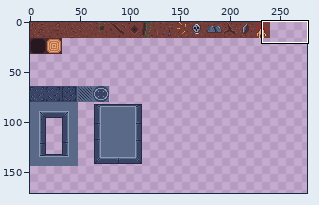
Two states of a sprite sheet, res/chão.png. The picture above shows the old version from afar; the outline marks the close-up.
Close-up. Earlier state:
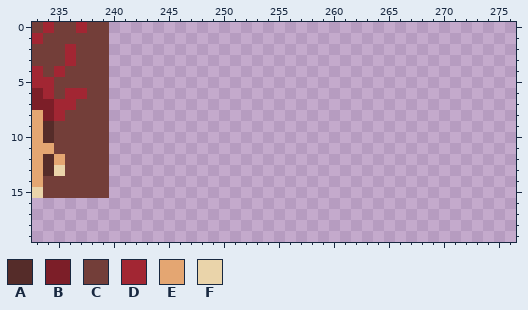
The file is 400x400 pixels. Colours within 5 levels of each other are drawn and written as one. Shown: x 233..276, y 0..19. The wide view leaves out empty margins. The commit also changed other parts of the picture, which this record leaves out.
Palette (. is transparent): A #552c29  B #7c1e28  C #733e39  D #a22633  E #e4a672  F #ead4aa
Pixels before, first column x 233:
 0 CDCCDCC
 1 DCCCCCC
 2 CCCDCCC
 3 CCCDCCC
 4 DCDCCCC
 5 DDCCCCC
 6 BDCDDCC
 7 BBDDCCC
 8 EBDCCCC
 9 EACCCCC
10 EACCCCC
11 EECCCCC
12 EAECCCC
13 EAFCCCC
14 ECCCCCC
15 FCCCCCC
And afterwards:
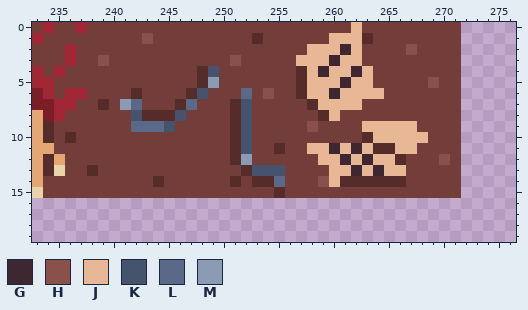
Colours new in this view: G #3e2731  H #8a504b  J #e8b796  K #46536d  L #5a6988  M #8b9bb4
The edit:
Changed rows in their new state; - is an unchanged pixel.
first column x 236:
 0 ----CCCCCCCCCCCCCCCCCCCCCCJCCCCCCCCC
 1 ----CCCHCCCCCCCCCACCCCCCJJJACCCCCCCC
 2 ----CCCCCCCCCCCCCCCCCCJJJGJCCCCHCCCC
 3 ---HCCCCCCCCCCCHCCCCCJJJGJJCCCCCCCCC
 4 ----CCCCCCCCAKCCCCCCCAJGJJGJCCCCCCCC
 5 ----CCCCCCCCAMCCCCCCCAJJJGJJCCCCCHCC
 6 ----CCACCCCAKCCCLCHCCAJJGJJJJCCCCCCC
 7 ---ACMLCCCALCCCAKCCCCCAJJJJCCCCCCCCC
 8 ----CCKAAAKCCCCAKCCCCCCAJCCCCCCCCCCC
 9 ----CCLLLKCCCCCAKCCCCCHCCCCJJJJJCCCC
10 A---CCCCCCCCCCCAKCCCCCCCCCCAJJJJJCCC
11 ----CCCCCCCCCCCAKCCACCJJGJGJAAJJCCCC
12 ----CCCCCCCCCCCAMCCCCCCJJGJGJJACCCHC
13 --A-CCCCCCCCCCCCAKKKCCCCJJGJGJJCCCCC
14 ----CCCCACCCCCCACAALCCCHJAAAAAACCCCC
15 ----CCCCCCCCCCCCCCCACCCCCCCCCCCCCCCC
Pixel boxes of the changes (left, top, right, bottom) in both close-ups:
changed: (65, 22, 461, 198)
